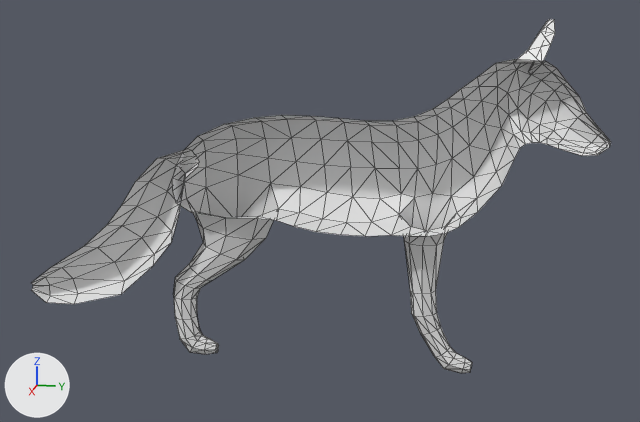
The glTF model static/fox.glb as it was, and as the next commit left it.
Both versions are drawn from a 50 mm camera at (12.22, 2.45, 2.97) aimed at (-0.05, 0.0, -0.1). Arrows for +X, +Y and +Z are at lower left; the lights stay in place. Mesh edges are drawn as thin lines. Where no turn or scale is listed for an object, it has been applied to the vertices. Vertices at the same position are counted once.

The older version as bpy lines, for what is in view:
```python
me_cylinder = bpy.data.meshes.new('Cylinder')
me_cylinder.from_pydata(...)  # 379 vertices, 678 faces; spans x -0.8..0.0, y -2.4..6.2, z -0.77..4.5
ob_cylinder = bpy.data.objects.new('Cylinder', me_cylinder)
ob_cylinder.location = (0.0, -2.25, -1.88)
```
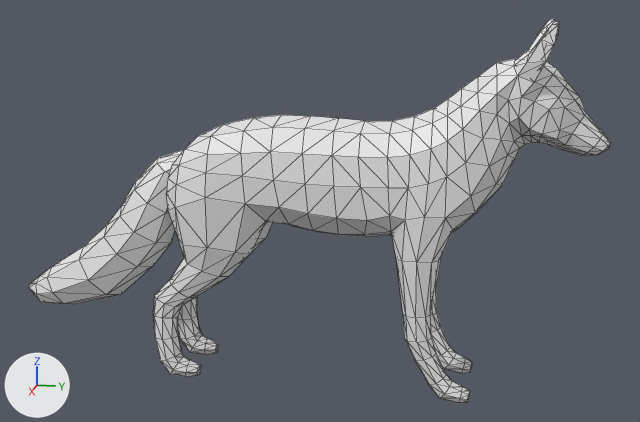
Edits to the bpy script that builds the scene:
```text
Change me_cylinder:
    used by ob_cylinder; location = (0.0, -2.25, -1.88)
    remove me_cylinder.from_pydata(...)  # 379 vertices, 678 faces; spans x -0.8..0.0, y -2.4..6.2, z -0.77..4.5
    add me_cylinder.from_pydata(...)  # 688 vertices, 1356 faces; spans x -0.8..0.8, y -2.4..6.2, z -0.77..4.5
    me_cylinder part 1: 309 vertices added at x 0.04..0.8, y -2.4..6.19, z -0.77..4.5
```

What differs and where, as boxes (x1, y1, x2, y2) in the pictures (640 x 422 px):
'Cylinder', reshaped (8% taller): before (32, 19, 611, 373); after (29, 19, 611, 403)
part 1 of me_cylinder, added: after (29, 22, 611, 403)
